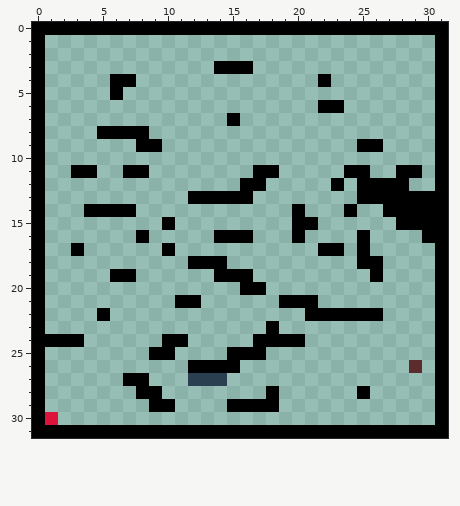
Two versions of one pixel-art sprite, AridArnold/Content/Levels/level3-1.png. Above: the version before the commit.
The file is 32x32 pixels.
And afterwards:
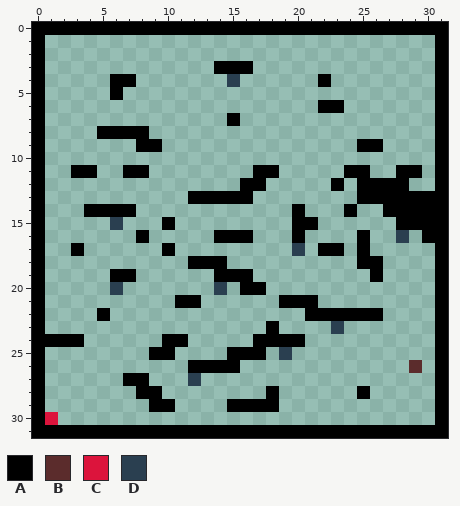
Palette (. is transparent): A #000000  B #5b2c2c  C #dc143c  D #2a3f50
The edit:
Changed rows in their new state; - is an unchanged pixel.
first column x 15:
 4 D
first column x 6:
15 D----------------------
16 ----------------------D
17 --------------D--------
20 D-------D--------------
23 -----------------D-----
25 -------------D---------
27 -------..--------------
Boxes around the changes in both pictures, in picture pixels (x1, y1, x2, y2):
added: (227, 74, 240, 87)
added: (110, 217, 123, 295)
added: (396, 230, 409, 243)
added: (292, 243, 305, 256)
added: (214, 282, 227, 295)
added: (279, 321, 344, 360)
erased: (201, 373, 227, 386)
